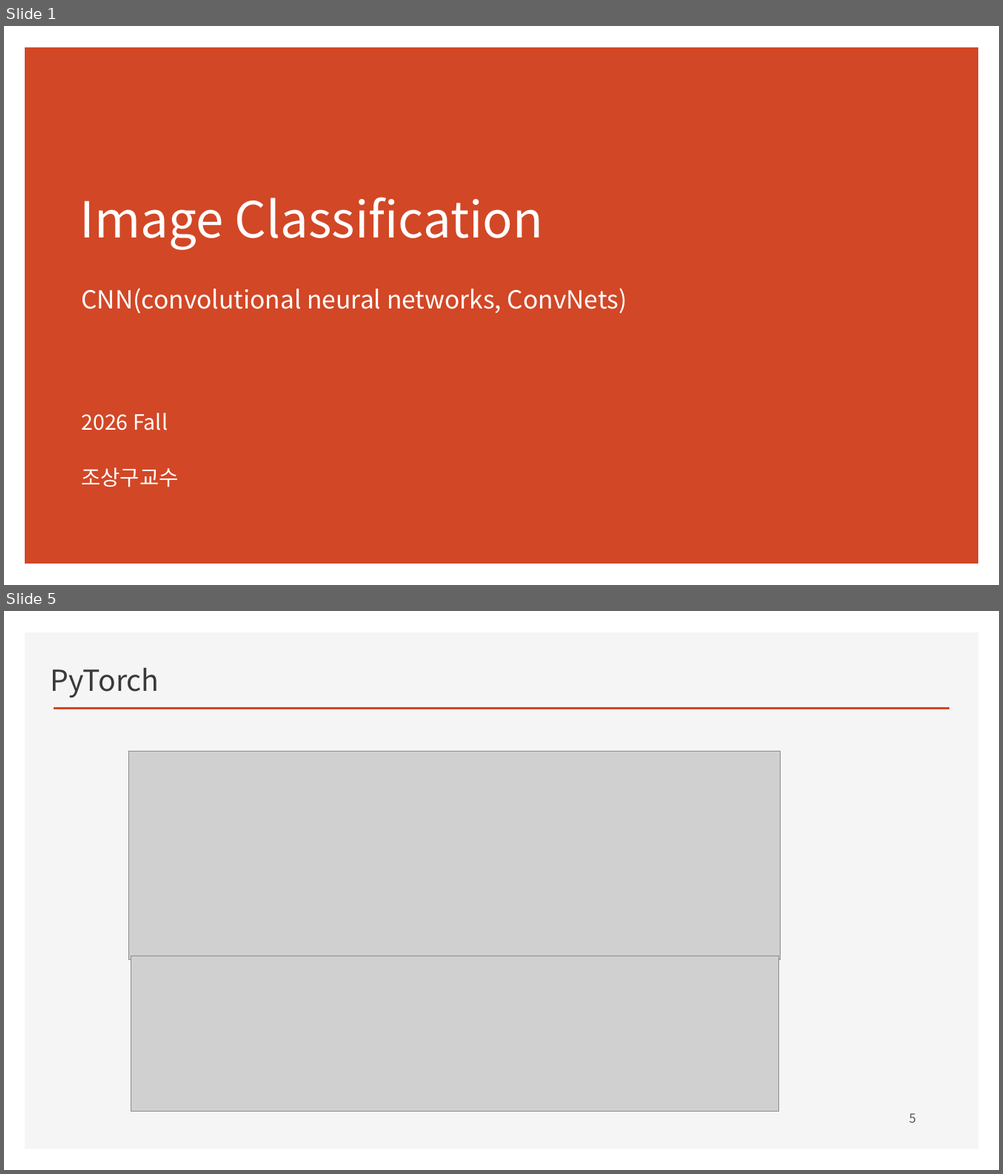
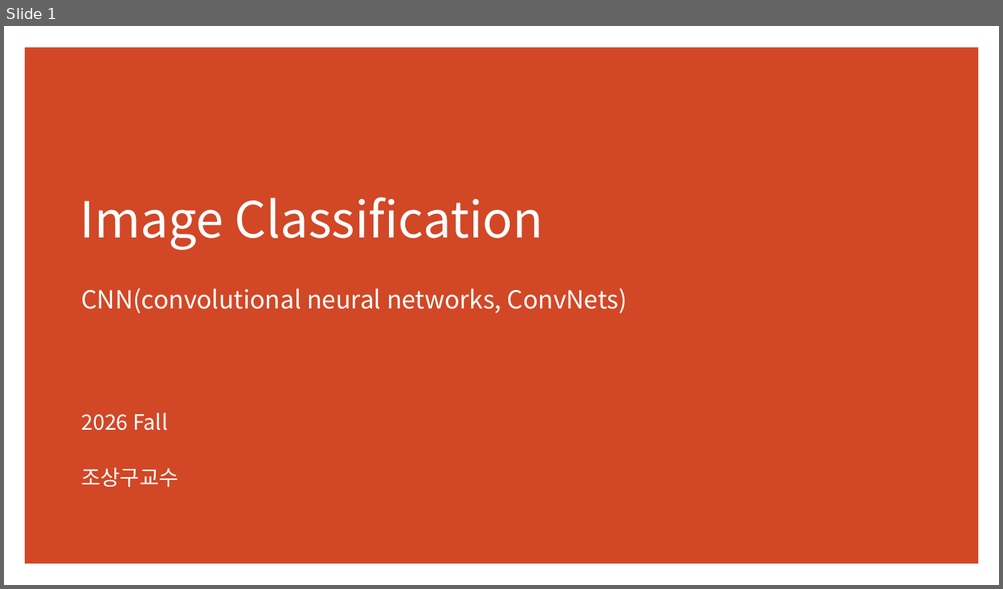
Before and after one commit to ancestor9/2026_Fall_Deep-Learning-with-Python, a slide deck: CNN/CNN.pptx. Shown one above the other, each under a label of ours: slides 1 and 5 before the commit, slide 1 after it; the slides between them are not shown. The pictures are 1003x1174 and 1003x589 pixels, drawn with LibreOffice and Linux fonts; fonts in the diff are those of the drawing; grey boxes stand for pictures; background and template pictures are left out. Boxes give left, top, right and bottom in pixels: in the first picture for what was removed or moved away, otherwise in the second. Text is boxed around its words. In the diff, an @@ line names an element or a change of style, - is before the commit and + after.

```diff
--- a/CNN/CNN.pptx
+++ b/CNN/CNN.pptx
@@ slide 5 removed at bbox=[4, 611, 999, 1170], background #FFFFFF @@
@@ rectangle removed at bbox=[25, 632, 979, 1150] @@
@@ text removed at bbox=[50, 667, 159, 698] @@
-PyTorch
@@ line removed from (54, 709) to (949, 709) @@
@@ picture removed at bbox=[129, 752, 781, 960] @@
@@ picture removed at bbox=[131, 956, 779, 1112] @@
@@ page number removed at bbox=[909, 1113, 916, 1123] @@
-5
```
Also in this commit, not shown: 12 slides changed, 11 slides added, 6 other slides removed.
